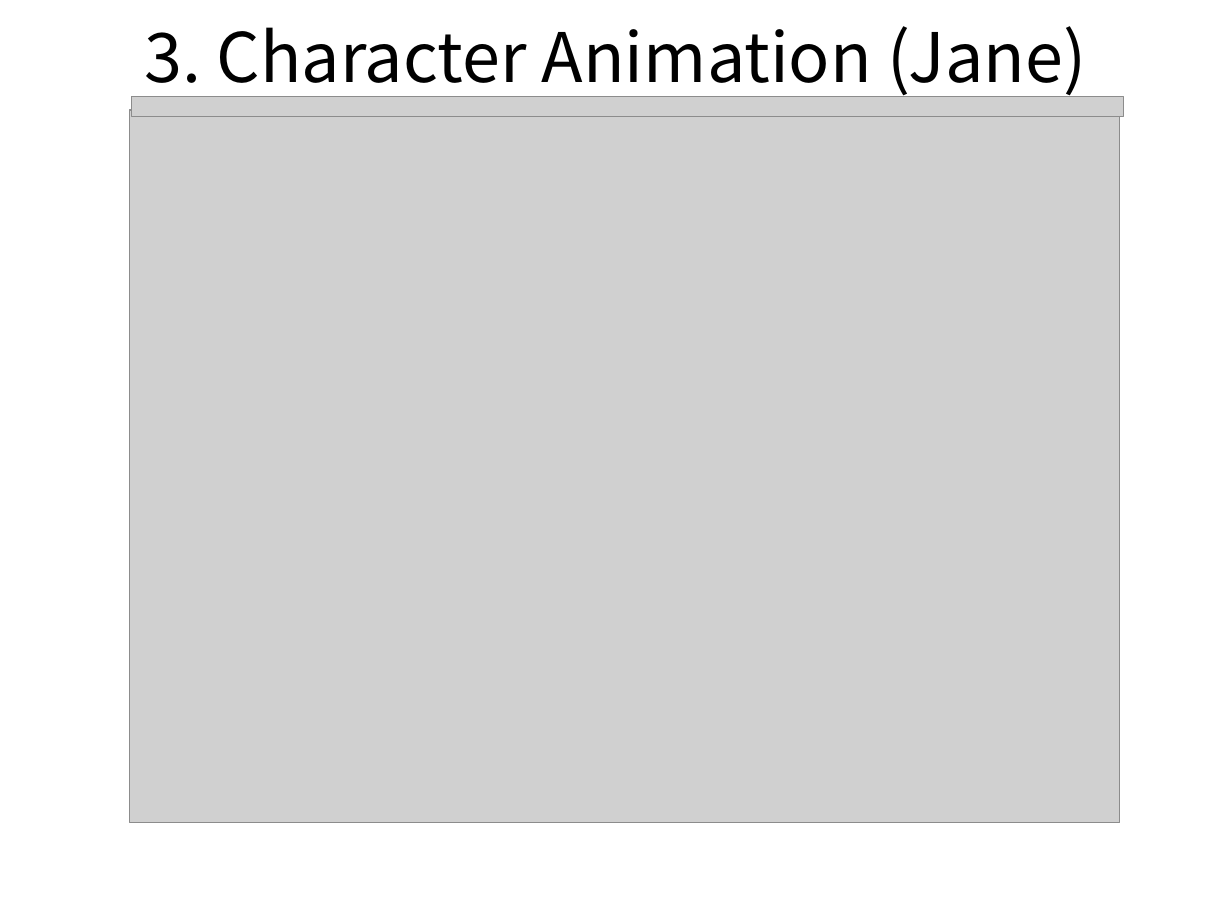
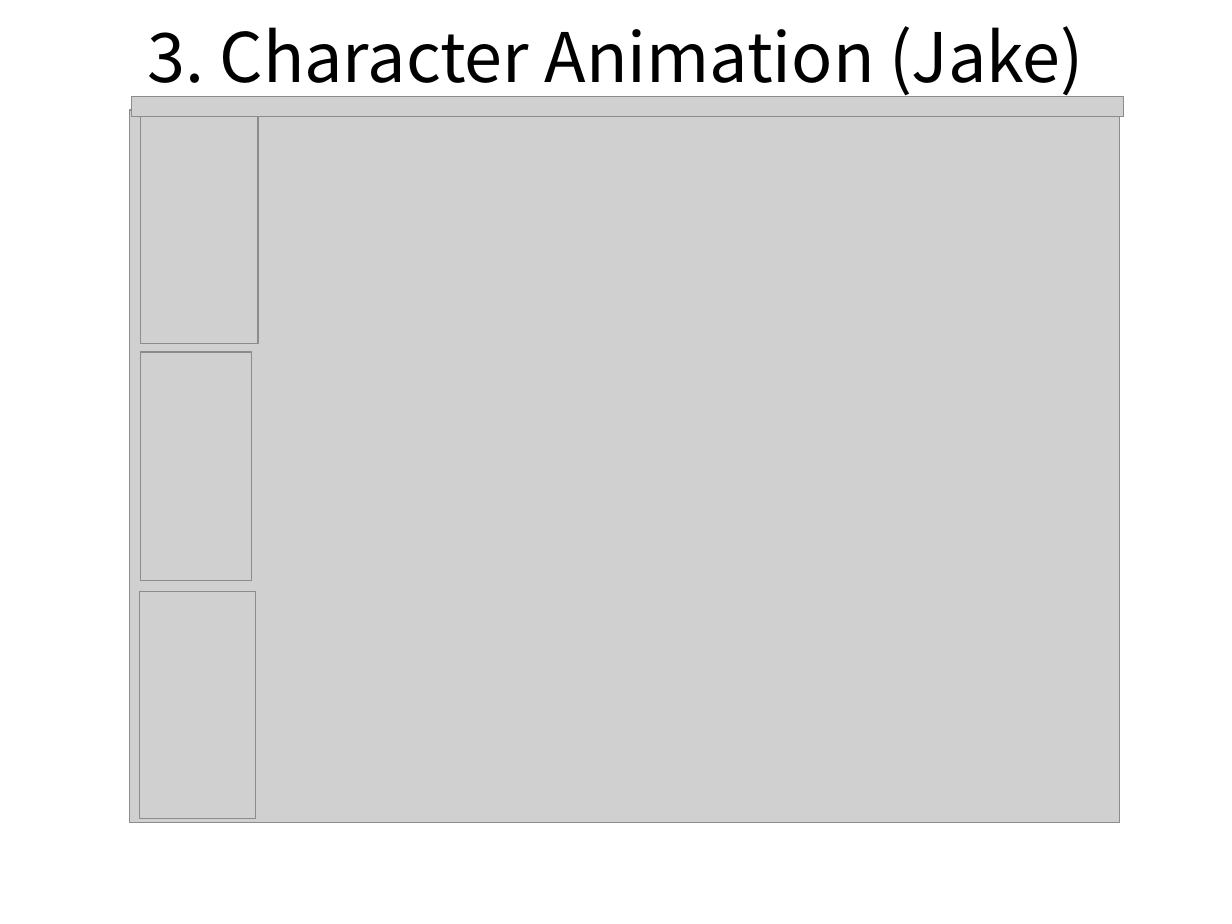
Before and after one commit to TomLeeLive/enpgame, a slide deck: slide 5 of doc/_meeting_doc/N2_Team_Char_Animation.odp. Drawn at 1232x924 pixels with LibreOffice and Linux fonts; fonts in the diff are those of the drawing; grey boxes stand for pictures. Boxes give left, top, right and bottom in pixels: in the first picture for what was removed or moved away, otherwise in the second. Text is boxed around its words. In the diff, an @@ line names an element or a change of style, - is before the commit and + after.

```diff
--- a/doc/_meeting_doc/N2_Team_Char_Animation.odp
+++ b/doc/_meeting_doc/N2_Team_Char_Animation.odp
@@ title at (147, 26, 1084, 99): text changed @@
-3. Character Animation (Jane)
+3. Character Animation (Jake)
@@ picture added at (141, 116, 258, 343) @@
@@ picture added at (141, 352, 252, 581) @@
@@ picture added at (139, 591, 255, 818) @@
```
Also in this commit, not shown: 2 other slides changed, 2 other files.
